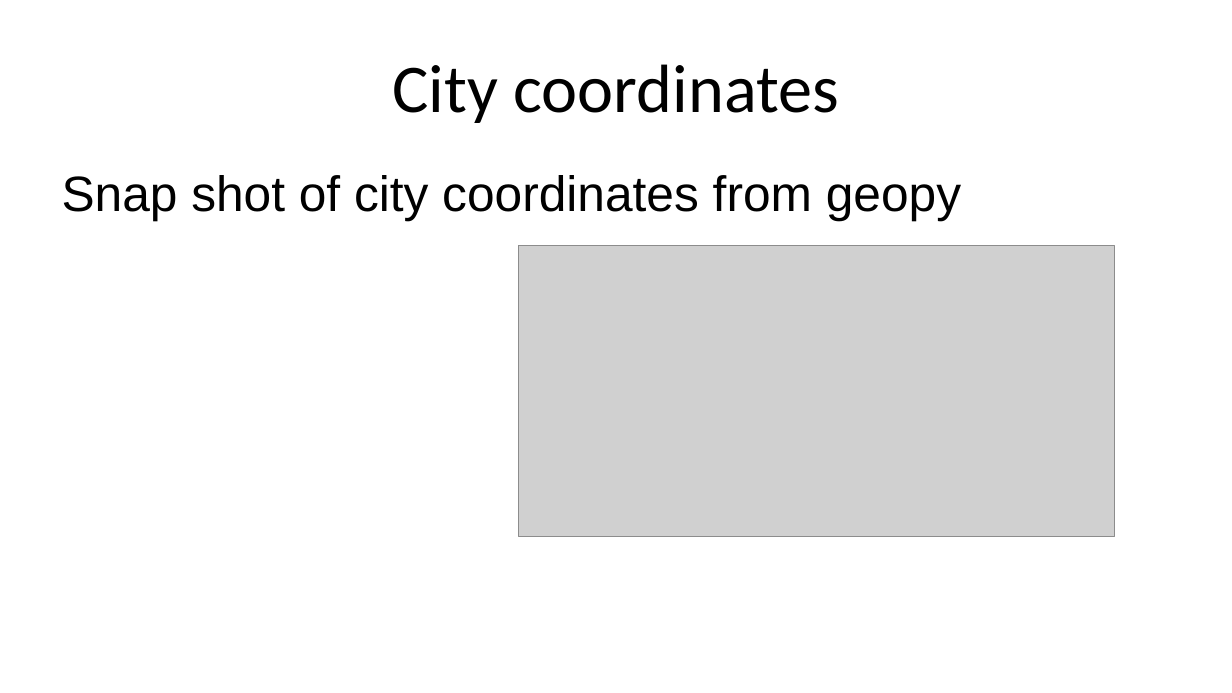
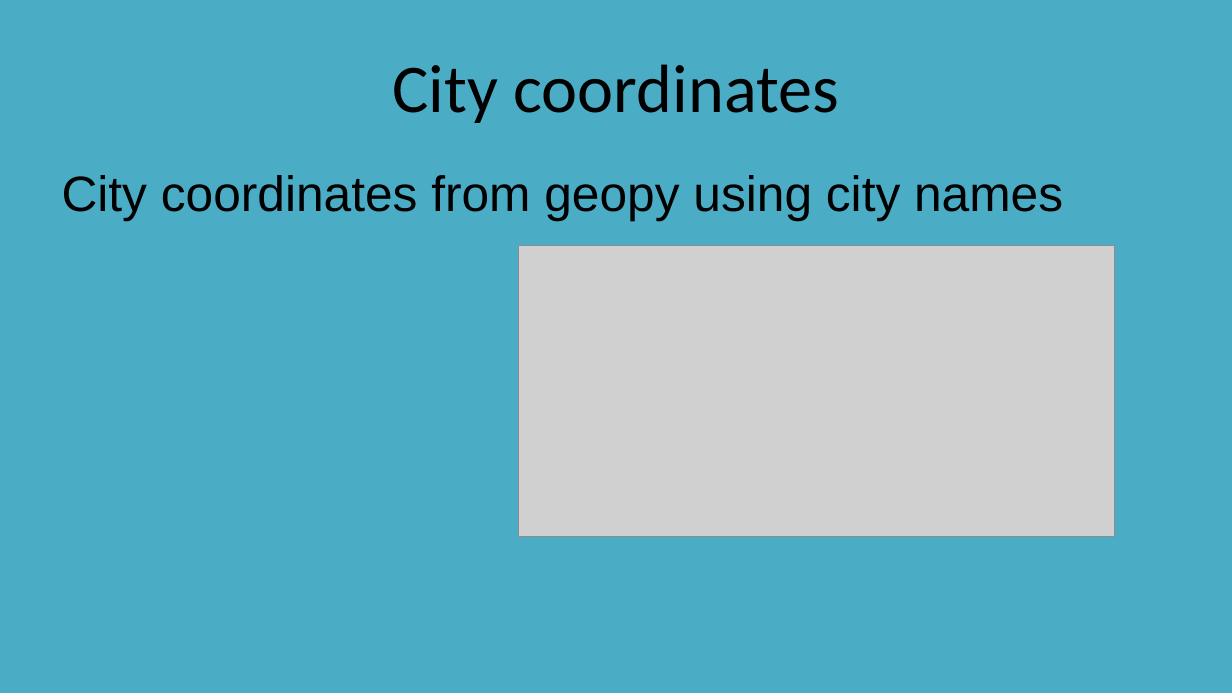
Before and after one commit to CharlesFung87/Coursera_Capstone, a slide deck: slide 4 of Olympic host cities presentation.pptx. Drawn at 1232x693 pixels with LibreOffice and Linux fonts; fonts in the diff are those of the drawing; grey boxes stand for pictures. Boxes give left, top, right and bottom in pixels: in the first picture for what was removed or moved away, otherwise in the second. Text is boxed around its words. In the diff, an @@ line names an element or a change of style, - is before the commit and + after.

```diff
--- a/Olympic host cities presentation.pptx
+++ b/Olympic host cities presentation.pptx
@@ background #FFFFFF to #4BACC6 @@
@@ text at (62, 175, 1063, 221): text changed @@
-Snap shot of city coordinates from geopy
+City coordinates from geopy using city names
```
Also in this commit, not shown: 18 other slides changed, 4 other files.
